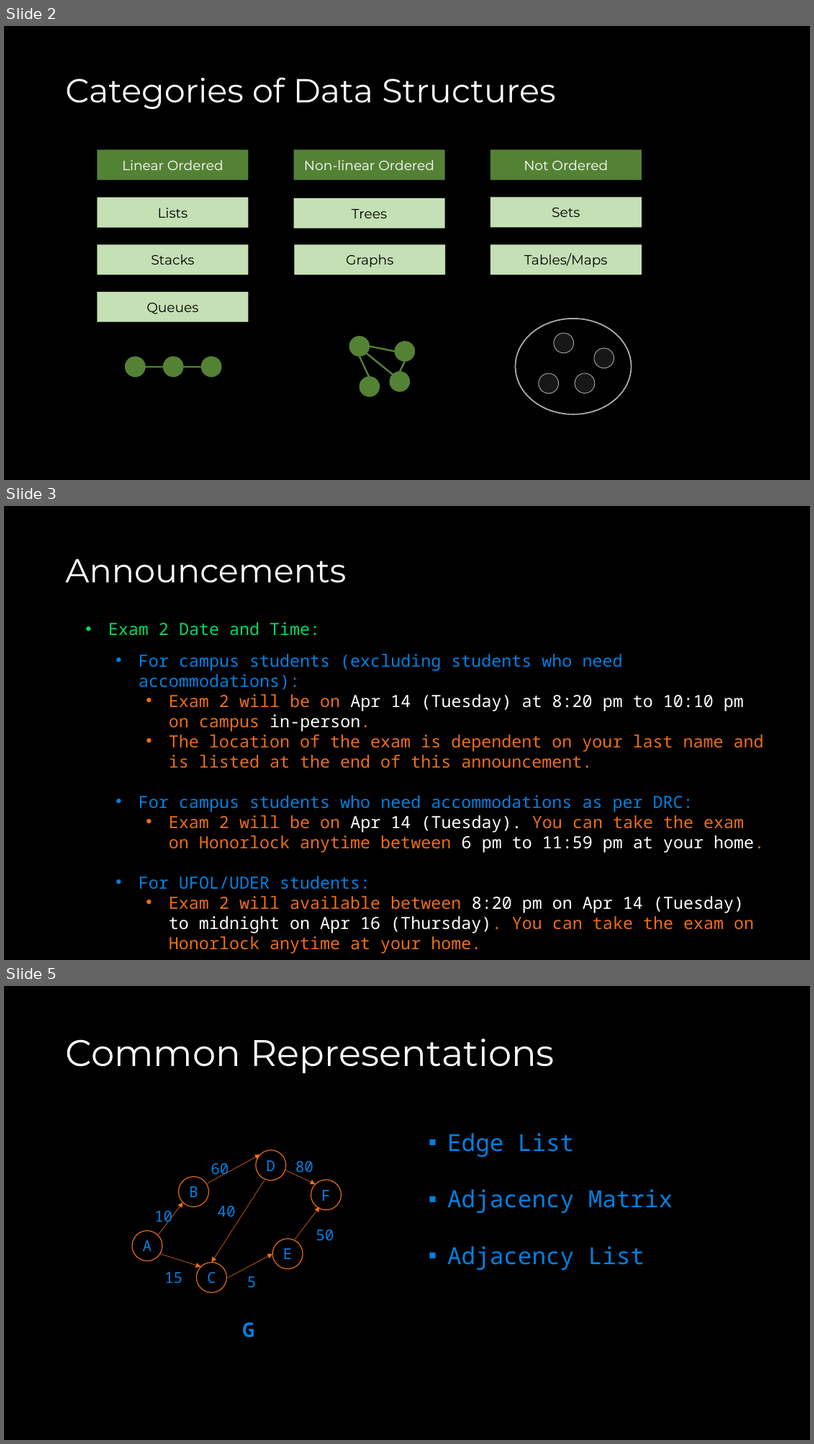
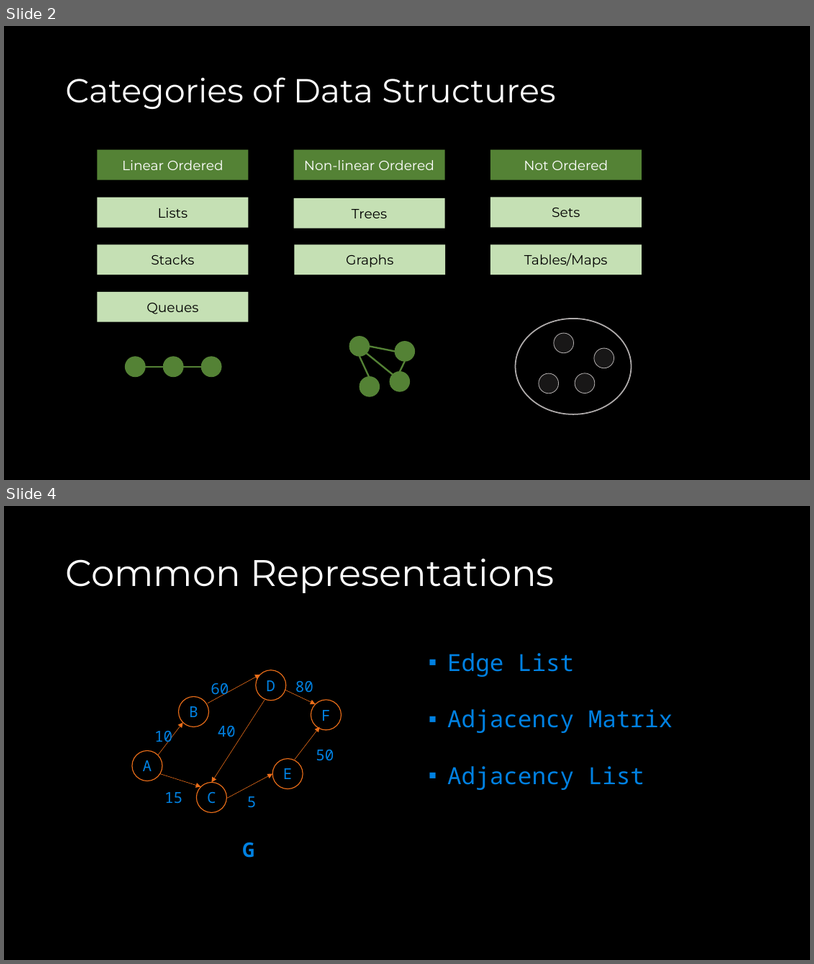
Before and after one commit to COP3530/Instructional-Content, a slide deck: Slides/Slides-PPT/Exam 2 - Review A.pptx. Shown one above the other, each under a label of ours: slides 2, 3 and 5 before the commit, slides 2 and 4 after it; the slides between them are not shown. The pictures are 814x1444 and 814x964 pixels, drawn with LibreOffice and Linux fonts; fonts in the diff are those of the drawing. Boxes give left, top, right and bottom in pixels: in the first picture for what was removed or moved away, otherwise in the second. Text is boxed around its words. In the diff, an @@ line names an element or a change of style, - is before the commit and + after.

Commit message:
exam 2 review updates

```diff
--- a/Slides/Slides-PPT/Exam 2 - Review A.pptx
+++ b/Slides/Slides-PPT/Exam 2 - Review A.pptx
@@ slide 3 removed at (4,506,810,960), background #000000 @@
@@ title removed at (65,559,346,583) @@
-Announcements
@@ text removed at (108,622,764,933) @@
-• Exam 2 Date and Time:
-  • For campus students (excluding students who need accommodations):
-    • Exam 2 will be on Apr 14 (Tuesday) at 8:20 pm to 10:10 pm on campus in-person.
-    • The location of the exam is dependent on your last name and is listed at the end of this announcement.
-  • For campus students who need accommodations as per DRC:
-    • Exam 2 will be on Apr 14 (Tuesday). You can take the exam on Honorlock anytime between 6 pm to 11:59 pm at your home.
-  • For UFOL/UDER students:
-    • Exam 2 will available between 8:20 pm on Apr 14 (Tuesday) to midnight on Apr 16 (Thursday). You can take the exam on Honorlock anytime at your home.
@@ what was slide 5 is now slide 4 @@
```
Also in this commit, not shown: 1 slide changed, 1 other file.
